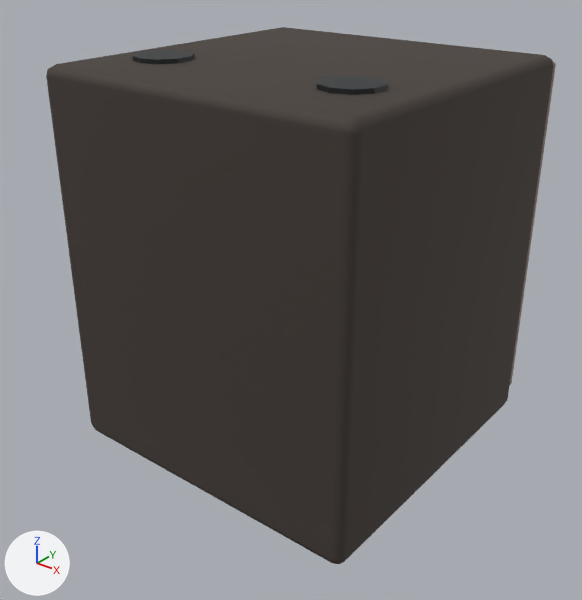
The glTF model godot/campaign/art/structures/refinery-top-1.glb: old version first, new version second.
Camera for both pictures: a camera (50 mm lens) standing at (1.151, -1.501, 1.293) and looking at (0.001, -0.063, 0.402). Lighting does not change. The marker at lower left points along +X, +Y and +Z. The picture after the commit comes second. Where no turn or scale is listed for an object, it has been applied to the vertices. Vertices at exactly the same position are counted once.

In view in the first picture: 'refinery_0', 'refinery_1', 'refinery_2'.
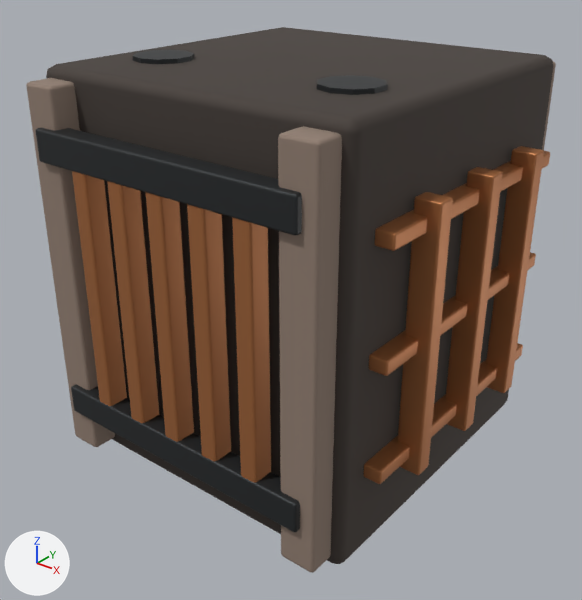
What differs and where, as boxes (x1, y1, x2, y2) in the pictures (582 x 600 px):
'refinery_3', reshaped (not visible before): after (72, 146, 550, 484)
'refinery_1', reshaped (mostly hidden before): before (509, 62, 556, 386); after (26, 62, 556, 573)
'refinery_2', reshaped: before (132, 50, 387, 95); after (35, 50, 387, 532)
part 1 of me_cube_001, added (brown): after (26, 78, 115, 447)
part 2 of me_cube_001, added (brown): after (278, 126, 342, 573)
part 3 of me_cube_003, added (orange): after (72, 171, 127, 406)
part 4 of me_cube_003, added (orange): after (107, 181, 160, 423)
part 5 of me_cube_003, added (orange): after (146, 193, 194, 442)
part 6 of me_cube_003, added (orange): after (187, 204, 231, 461)
part 7 of me_cube_003, added (orange): after (232, 217, 271, 483)
part 8 of me_cube_003, added (orange): after (363, 146, 550, 484)
part 9 of me_cube_008, added: after (71, 384, 300, 532)
part 10 of me_cube_008, added: after (35, 127, 302, 236)

The change, as a list of edits to the scene's bpy script:
```text
Change me_cube_001:
    used by ob_refinery_1; location = (0.0, 0.0, 0.0)
    remove me_cube_001.from_pydata(...)  # 112 vertices, 216 faces; spans x -0.395..0.395, y 0.397..0.483, z 0.04..0.96
    add me_cube_001.from_pydata(...)  # 224 vertices, 432 faces; spans x -0.395..0.395, y -0.483..0.483, z 0.04..0.96
    me_cube_001 part 1: the loose piece of 56 vertices spanning x -0.395..-0.305, y 0.397..0.483, z 0.04..0.96 is copied, and the copy is moved by (0.0, -0.88, 0.0); it spans x -0.395..-0.305, y -0.483..-0.398, z 0.04..0.96
    me_cube_001 part 2: the loose piece of 56 vertices spanning x 0.305..0.395, y 0.397..0.483, z 0.04..0.96 is copied, and the copy is moved by (0.0, -0.88, 0.0); it spans x 0.305..0.395, y -0.483..-0.398, z 0.04..0.96
Change me_cube_003:
    used by ob_refinery_3; location = (0.0, 0.0, 0.0)
    remove me_cube_003.from_pydata(...)  # 280 vertices, 540 faces; spans x -0.252..0.252, y 0.439..0.495, z 0.19..0.81
    add me_cube_003.from_pydata(...)  # 1232 vertices, 2376 faces; spans x -0.49..0.49, y -0.495..0.495, z 0.19..0.81
    me_cube_003 part 3: the loose piece of 56 vertices spanning x -0.252..-0.208, y 0.439..0.495, z 0.19..0.81 is copied, and the copy is moved by (0.0, -0.934, 0.0); it spans x -0.252..-0.208, y -0.495..-0.44, z 0.19..0.81
    me_cube_003 part 4: the loose piece of 56 vertices spanning x -0.138..-0.093, y 0.439..0.495, z 0.19..0.81 is copied, and the copy is moved by (0.0, -0.934, 0.0); it spans x -0.138..-0.093, y -0.495..-0.44, z 0.19..0.81
    me_cube_003 part 5: the loose piece of 56 vertices spanning x -0.023..0.023, y 0.439..0.495, z 0.19..0.81 is copied, and the copy is moved by (0.0, -0.934, 0.0); it spans x -0.023..0.023, y -0.495..-0.44, z 0.19..0.81
    me_cube_003 part 6: the loose piece of 56 vertices spanning x 0.093..0.138, y 0.439..0.495, z 0.19..0.81 is copied, and the copy is moved by (0.0, -0.934, 0.0); it spans x 0.093..0.138, y -0.495..-0.44, z 0.19..0.81
    me_cube_003 part 7: the loose piece of 56 vertices spanning x 0.208..0.252, y 0.439..0.495, z 0.19..0.81 is copied, and the copy is moved by (0.0, -0.934, 0.0); it spans x 0.208..0.252, y -0.495..-0.44, z 0.19..0.81
    me_cube_003 part 8: 336 vertices added at x 0.417..0.49, y -0.345..0.345, z 0.19..0.81
    other edits to the shape of me_cube_003 do not show in these pictures
Change me_cube_008:
    used by ob_refinery_2; location = (0.0, 0.0, 0.0)
    remove me_cube_008.from_pydata(...)  # 152 vertices, 288 faces; spans x -0.36..0.36, y -0.27..0.498, z 0.143..0.995
    add me_cube_008.from_pydata(...)  # 264 vertices, 504 faces; spans x -0.36..0.36, y -0.498..0.498, z 0.142..0.995
    me_cube_008 part 9: the loose piece of 56 vertices spanning x -0.36..0.36, y 0.443..0.498, z 0.143..0.218 is copied, and the copy is moved by (0.0, -0.94, 0.0); it spans x -0.36..0.36, y -0.498..-0.443, z 0.142..0.217
    me_cube_008 part 10: the loose piece of 56 vertices spanning x -0.36..0.36, y 0.442..0.497, z 0.793..0.868 is copied, and the copy is moved by (0.0, -0.94, 0.0); it spans x -0.36..0.36, y -0.498..-0.443, z 0.792..0.868
```
